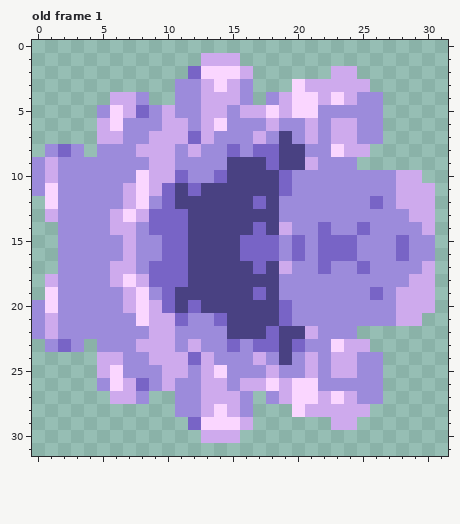
Two versions of one pixel-art file, assets/sprites/Weapons/Gas Bullet.aseprite. The picture above is the old version.
32x32 pixels, 1 frame. Shown: old frame 1. The commit also changed other frames, which this record leaves out.
After:
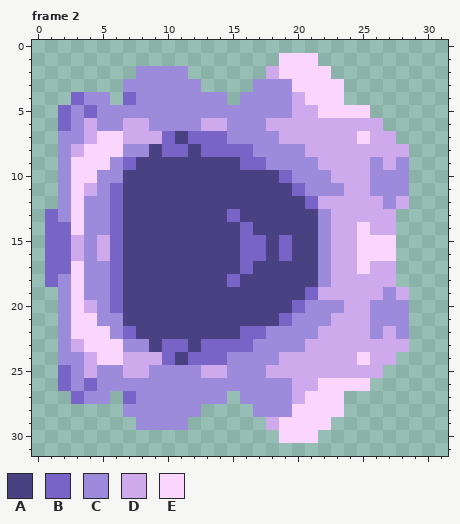
Palette (. is transparent): A #494182  B #7864c6  C #9c8bdb  D #ceaaed  E #fad6ff
A new or re-ordered frame is compared with the old frame closest to it.
Edits made:
frames 1 -> 3
Changed rows in their new state; - is an unchanged pixel.
Frame 2 is new; against old frame 1:
first column x 0:
 1 -------------...---EEE---------
 2 --------CCCC.....-DEEEE..------
 3 -------CCCC--....CCC-EEE..-----
 4 ---BCC.B-CC--CC.-C-CD-E-...----
 5 --BCB-CCC-C--CC-CCCCDDEEEE.----
 6 --BCDCCDD-CC--D----DD-D--DD----
 7 --CCDEEDD-BA-BB--C-DD-D--EDD---
 8 -.CDEEE-CABBABB-BCCCCDDD--DDD--
 9 ..-EEE-BAAAAAAA-BBCCCCDDDDCDC--
10 ..-EE--AAAAAAAA--------DDD--C.-
11 ..-ED-BAAAA-A------AB---DD--C..
12 -.-E--BAAAA------A-AABDDDDD--..
13 -B-E--BAAAAA---B---AAA-DDDDD...
14 -BBE--BAAAAA----BA-AAACDDEDD...
15 -BBD-DBAAAAA------ABAACDDEEE...
16 -BBD-DBAAAAA------ABAACDDEEE...
17 -BBE--BAAAAA----BA-AAACDDEDD...
18 -B-E--BAAAAA---B---AAA-DDDDD...
19 -.-E--BAAAA------A-AABDDDDD--..
20 ..-ED-BAAAA-A------AB---DD--C..
21 ..-EE--AAAAAAAA--------DDD--C.-
22 ..-EEE-BAAAAAAA-BBCCCCDDDDCDC--
23 -.CDEEE-CABBABB-BCCCCDDD--DDD--
24 --CCDEEDD-BA-BB--C-DD-D--EDD---
25 --BCDCCDD-CC--D----DD-D--DD----
26 --BCB-CCC-C--CC-CCCCDDEEEE.----
27 ---BCC.B-CC--CC.-C-CD-E-...----
28 -------CCCC--....CCC-EEE..-----
29 --------CCCC.....-DEEEE..------
30 -------------...---EEE---------
Boxes around the changes in both pictures, in picture pixels (x1, y1, x2, y2):
changed: (32, 53, 435, 443)
